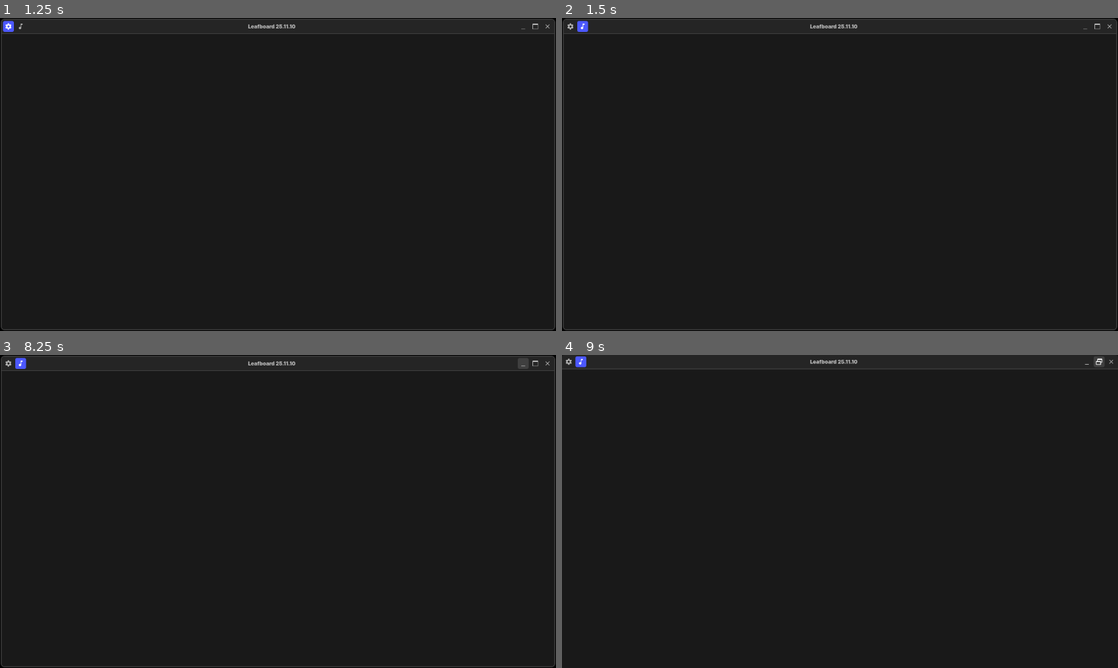
Above: before the commit, frames 1-4 (two rows, left to right).
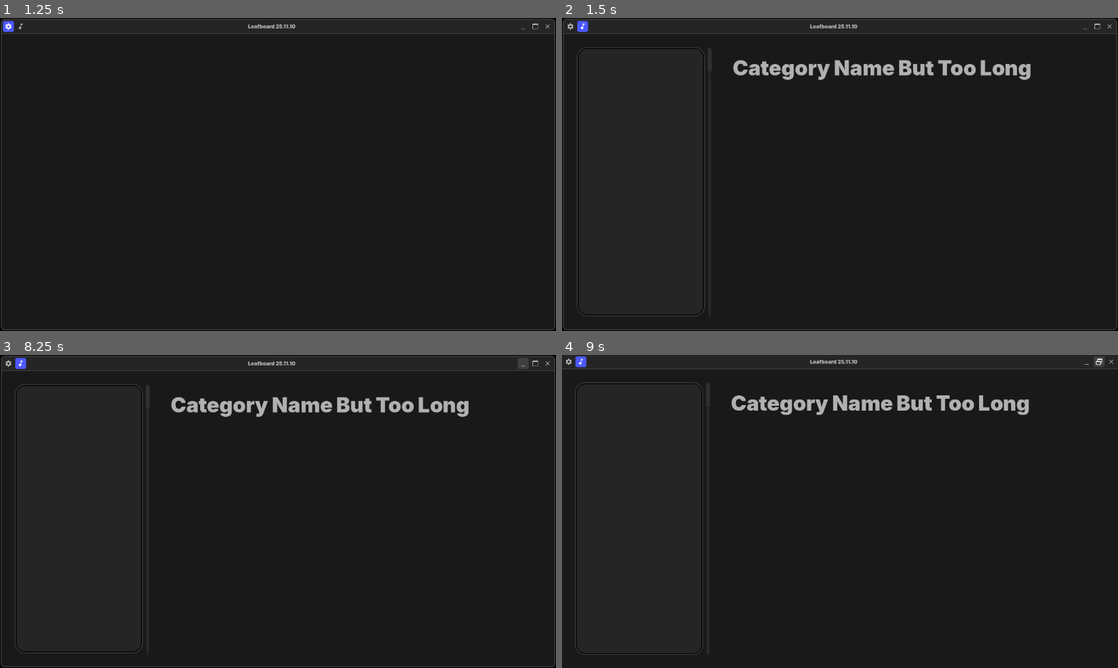
Above: after the commit, the same moments.

Repository: Dinno-DEV/leafboard
Game: Godot game, scene res://root_scenes/MainScene.tscn
The game is run twice, just before and just after one commit, with the same random seed, the same clock (stepped at 60 frames per second) and the same inputs.
Inputs (mouse positions are in pixels of both pictures, inside the frame that each line leads up to):
- Up to frame 1 (1.25 s): click (11, 27) at 0.5 s
- Up to frame 2 (1.5 s): click (584, 27) at 1.25 s
- Up to frame 3 (8.25 s): click (0, 355) at 2 s; click (0, 511) at 2.75 s; click (0, 667) at 3.5 s; click (278, 355) at 4.25 s; click (278, 667) at 5 s; click (555, 355) at 5.75 s; click (555, 511) at 6.5 s; click (555, 667) at 7.25 s; click (522, 364) at 8 s
- Up to frame 4 (9 s): click (1095, 364) at 8.75 s

Frame 1 is identical in both runs. In frame 2, 1.9% of the frame differs, in the area x 2-85%, y 9-96%; in frame 3, 1.9%; in frame 4, 2.0%, in the area x 2-84%, y 8-96%.

Commit message:
Update WindowHeader.tscn
changed id to match component scene's name

Diff:
--- a/components/WindowHeader.tscn
+++ b/components/WindowHeader.tscn
@@ -48,7 +48,7 @@
 icon_alignment = 1
 expand_icon = true
 script = ExtResource("2_b1gva")
-button_id = "Settings"
+button_id = "ContentSettings"
 metadata/_custom_type_script = "uid://coi3puogpj6af"
 
 [node name="Soundboard" type="Button" parent="HBoxContainer/Selector"]
@@ -58,7 +58,7 @@
 icon_alignment = 1
 expand_icon = true
 script = ExtResource("2_b1gva")
-button_id = "Soundboard"
+button_id = "ContentSoundboard"
 metadata/_custom_type_script = "uid://coi3puogpj6af"
 
 [node name="Label" type="Label" parent="HBoxContainer"]
